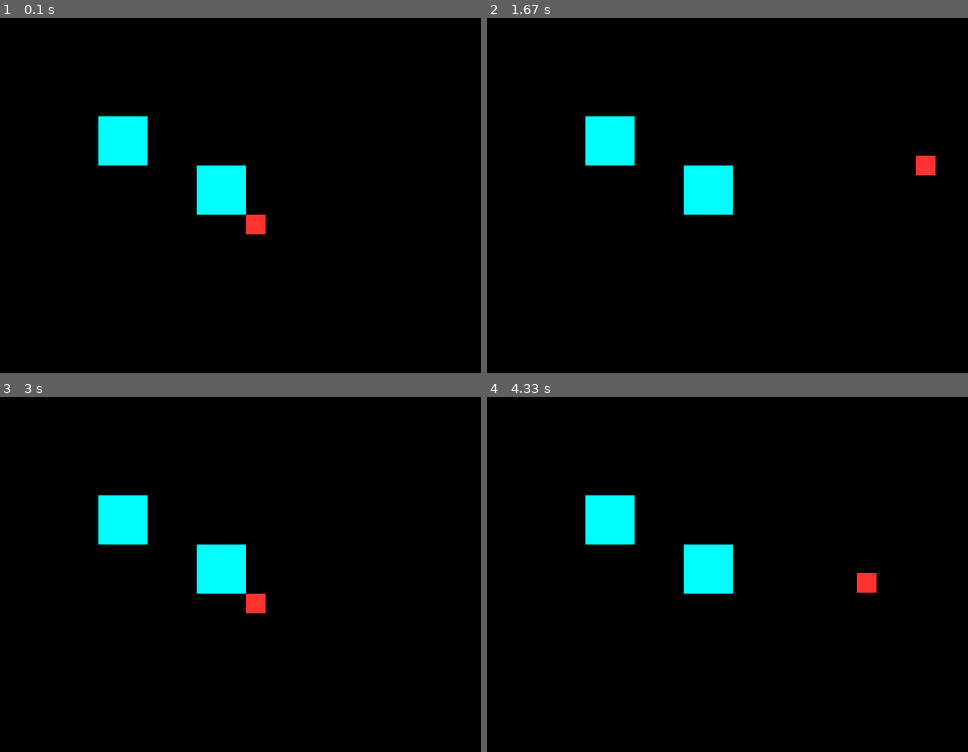
Above: before the commit, frames 1-4 (two rows, left to right).
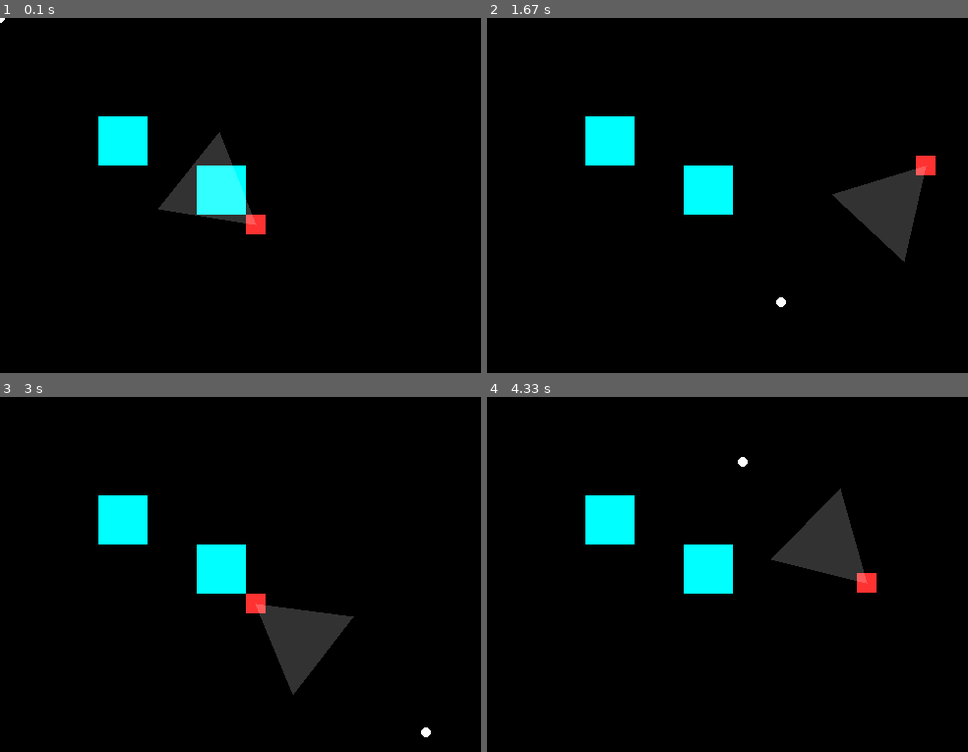
Above: after the commit, the same moments.

Repository: slalomsquid/2DShooter
Game: pygame game, started from main.py
The game is run twice, just before and just after one commit, with the same random seed, the same clock (stepped at 60 frames per second) and the same inputs.
Inputs (mouse positions are in pixels of both pictures, inside the frame that each line leads up to):
- Up to frame 1 (0.1 s): no input
- Up to frame 2 (1.67 s): hold Right 0.33-0.8 s; move the mouse to (713, 231) at 0.37 s; hold Up 0.83-1.13 s; move the mouse to (616, 216) at 0.87 s; hold Right 1.17-1.63 s; move the mouse to (780, 302) at 1.2 s
- Up to frame 3 (3 s): hold Left 1.67-2.2 s; move the mouse to (91, 535) at 1.7 s; hold Down 2.23-2.53 s; move the mouse to (91, 684) at 2.27 s; hold Left 2.57-2.97 s; move the mouse to (428, 730) at 2.6 s
- Up to frame 4 (4.33 s): hold Up 3-3.37 s; move the mouse to (790, 627) at 3.03 s; hold Right 3.4-4.03 s; move the mouse to (602, 446) at 3.43 s; hold Down from 4.07 s (still down); move the mouse to (741, 460) at 4.1 s

The runs differ from the first frame. In frame 1, 2.5% of the frame differs, in the area x 0-54%, y 0-59%; in frame 2, 2.5%; in frame 3, 2.5%; in frame 4, 2.6%, in the area x 52-80%, y 16-53%.

Commit message:
Create view cone
Added a view cone that follows the mouse, will be the basis for shooting

Diff:
--- a/main.py
+++ b/main.py
@@ -34,10 +34,14 @@
         self.speed = speed
         self.rotation = 0
         self.health = 100
+        self.view_distance = 100
 
 blocks = [Block(100, 100, 50, 50), Block(200, 150, 50, 50)]
 
 player = Player(ORIGIN[0], ORIGIN[1], 20, 20)
+
+mouse_pos = (0, 0)
+mouse_rel = (0, 0)
 
 running = True
 
@@ -45,14 +49,16 @@
 
     delta_time = clock.tick(FPS) / 1000.0
 
+    # Event handling
+
     for event in pygame.event.get():
         match event.type:
             # Use a switch statment because its more effieient and easier to read than ifs
             case pygame.QUIT:
                 running = False
             case pygame.MOUSEMOTION:
-                print(f"Mouse moved to: {event.pos}")
-                print(f"Movement since last event: {event.rel}")
+                mouse_pos = event.pos
+                mouse_rel = event.rel
             # case pygame.KEYDOWN:
             #     if event.key in keybinds.exit:
             #         running = False
@@ -69,6 +75,8 @@
             #         # handle right
             #         player.x += 10
 
+    # Input handling
+
     keys = pygame.key.get_pressed()
 
     if any(keys[k] for k in keybinds.exit):
@@ -83,11 +91,40 @@
     if any(keys[k] for k in keybinds.right):
         player.x += player.speed * delta_time
 
+    # Frame process logic
+
+    player.rotation = vector_to_angle(np.array(mouse_pos) - np.array([player.x, player.y]))
+
+    view_left = player.rotation - 30
+    view_right = player.rotation + 30
+
+    view_left_direction = angle_to_vector(view_left)
+    view_right_direction = angle_to_vector(view_right)
+
+    # Render logic
+
     screen.fill((0, 0, 0))
 
     for block in blocks:
         pygame.draw.rect(screen, block.color, (block.x, block.y, block.size_x, block.size_y))
 
+    # pygame.draw.polygon(screen, (255, 255, 255, 10), [(player.x + 10, player.y + 10), (player.x + 10 + view_left_direction[0]*player.view_distance, player.y + 10 + view_left_direction[1]*player.view_distance), (player.x + 10 + view_right_direction[0]*player.view_distance, player.y + 10 + view_right_direction[1]*player.view_distance)])
+
     pygame.draw.rect(screen, player.color, (player.x, player.y, player.size_x, player.size_y))
 
+    pygame.draw.circle(screen, (255, 255, 255), mouse_pos, 5)
+
+    # Create temporary overlay to allow transparency
+    overlay = pygame.Surface((WIDTH, HEIGHT), pygame.SRCALPHA)
+
+    points = [
+        (player.x + 10, player.y + 10),
+        (player.x + 10 + view_left_direction[0]*player.view_distance, player.y + 10 + view_left_direction[1]*player.view_distance),
+        (player.x + 10 + view_right_direction[0]*player.view_distance, player.y + 10 + view_right_direction[1]*player.view_distance)
+    ]
+    pygame.draw.polygon(overlay, (255, 255, 255, 50), points)
+
+    # 3. Draw the temporary surface onto the main screen
+    screen.blit(overlay, (0, 0))
+
     pygame.display.update()
